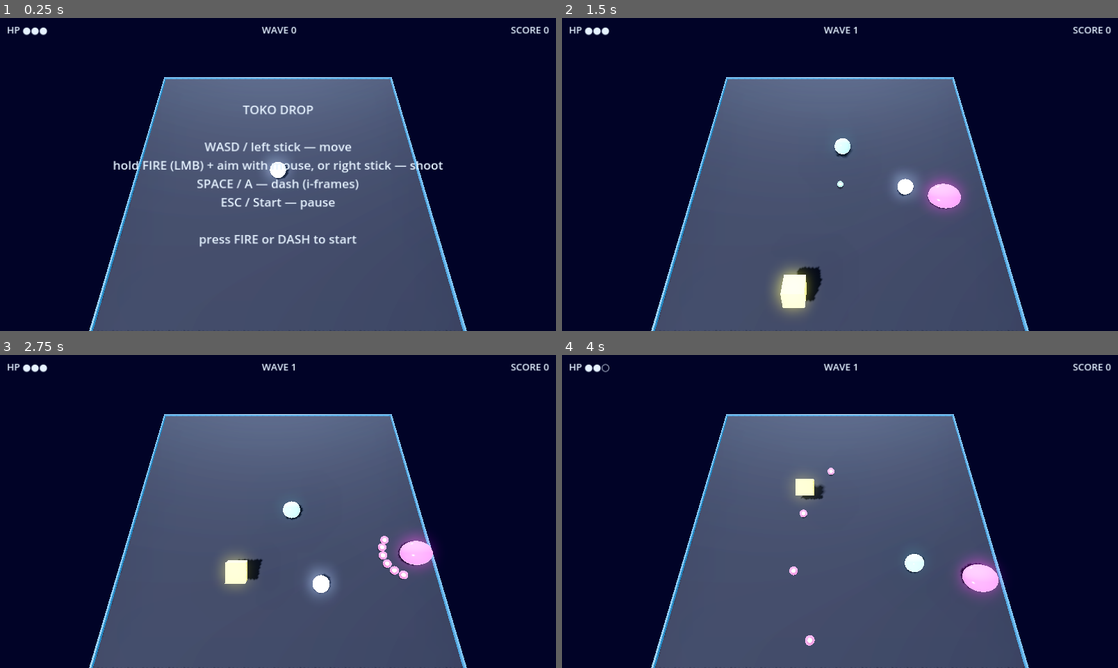
Above: before the commit, frames 1-4 (two rows, left to right).
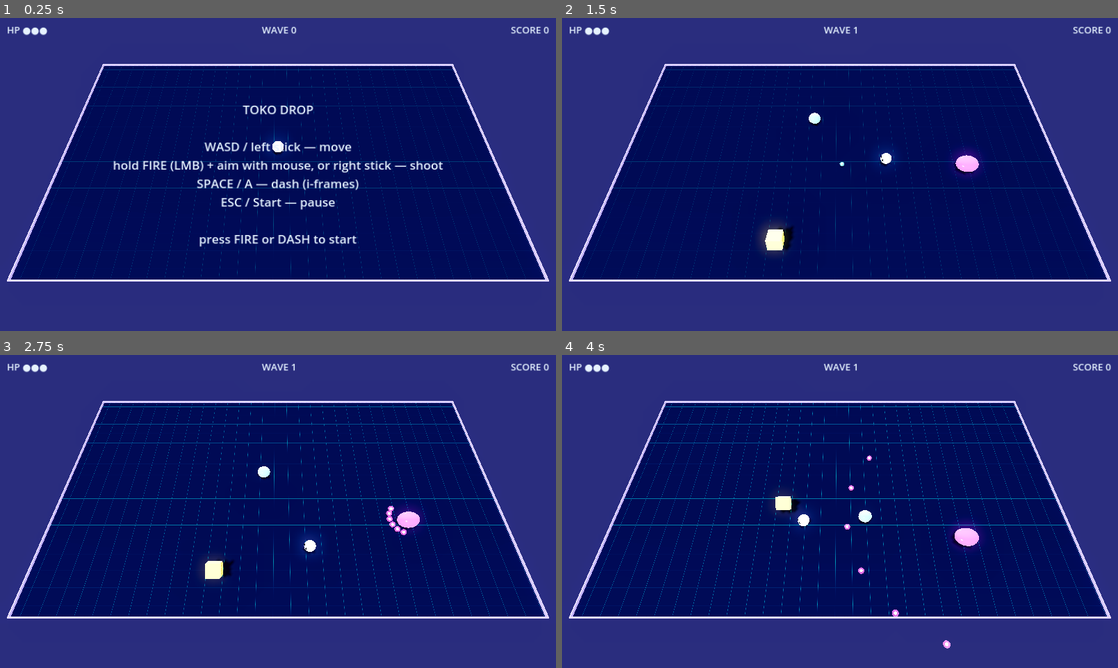
Above: after the commit, the same moments.

Repository: mbace1/toko-drop-godot
Game: Godot game, scene res://scenes/main.tscn
Two runs of this game, one before a commit and one after it. Both use one fixed random seed, a clock stepped at 60 frames per second and the inputs below.
Inputs (mouse positions are in pixels of both pictures, inside the frame that each line leads up to):
- Up to frame 1 (0.25 s): no input
- Up to frame 2 (1.5 s): tap Enter at 0.5 s; move the mouse to (962, 158) at 0.52 s; hold D (move_right) 0.53-1.28 s; tap Space (dash) at 0.6 s; move the mouse to (728, 190) at 1.27 s; hold S (move_down) from 1.28 s (still down); click (728, 190) at 1.35 s
- Up to frame 3 (2.75 s): move the mouse to (333, 442) at 2.02 s; release S (move_down) at 2.03 s; hold D (move_right) from 2.03 s (still down); tap Space (dash) at 2.1 s
- Up to frame 4 (4 s): move the mouse to (812, 574) at 2.77 s; release D (move_right) at 2.78 s; hold W (move_up) 2.78-3.53 s; click (812, 574) at 2.85 s; move the mouse to (1006, 558) at 3.52 s; hold A (move_left) from 3.53 s (still down); tap Space (dash) at 3.6 s

The runs differ from the first frame. In frame 1, 99% of the frame differs, in the area x 0-100%, y 0-100%; in frame 2, 100%; in frame 3, 100%; in frame 4, 100%.

Commit message:
Parity pass against the shipped browser build
Captured the real browser game running (Playwright over a local server on the
actual toko-drop/ tree) and compared it frame to frame with tools/capture.gd
output. Reading the source told me what the numbers were; looking at the two
side by side told me which differences actually mattered.

The arena was the big one. The browser build is a WIDE room you cross —
ARENA_PRESETS.landscape is 38 x 22 — and this port had a square 18 x 18. That
made every body look huge, left no room to run, and framed nothing like the
real game. Most other "feels off" symptoms were downstream: bullets looked
oversized because the arena was half the size it should be, and waves bunched
down the middle because they spawned on a circle of the smaller half-extent
(an ellipse now, one radius per axis).

Ported to match:
- arena 38 x 22, and the landscape camera verbatim ([0,20.5,13.5] ->
  [0,0,2.5], fov 60 — looking PAST centre is what gives the wide shallow read)
- the pulsing neon grid floor, same math and constants as FLOOR_FRAG
- border 0x5555cc, fog 0x0d0d1a 42->80
- squat grounded blob domes per TUNING.blob.shape, incl. SPITTOR's snout and
  FANNER's pancake (base_shape now composes with the spring squash, replacing
  a hack that stomped and re-applied the pancake every frame)
- the player's Kirby eyes, tracking aim

Two deliberate divergences, both documented in PORT_STATUS:
- the grid floor is emissive-on-lit rather than unlit, so it still receives
  cast shadows — a contact shadow is most of how you read where a body is
- the eyes sit ON the surface rather than embedded, because this port's gel is
  opaque (which is what buys it real SSS) and embedded eyes render as nothing

Smoke test 55, boots clean.

Co-Authored-By: Claude Sonnet 5 <noreply@anthropic.com>
Claude-Session: https://claude.ai/code/session_01YVYCthnnpMWQ6WawyhARue

Diff:
--- a/scripts/enemy.gd
+++ b/scripts/enemy.gd
@@ -46,6 +46,10 @@
 ## Set by subclasses in init(); the fallback is RING (TUNING.revenge.fallback).
 var revenge_dialect := Revenge.RING
 
+## Per-species silhouette scale (TUNING.blob.shape / .shapes), applied on top
+## of the spring squash every frame by _update_common().
+var base_shape := Vector3.ONE
+
 var _dying := false
 var _death_t := 0.0
 ## FULLY opaque at rest. Translucency is SSS's job now, not alpha's — and
@@ -87,6 +91,12 @@
 	mesh = MeshInstance3D.new()
 	mesh.mesh = m
 	mesh.position.y = radius
+	# TUNING.blob.shape — "squat grounded baseline" {x:1.05, y:0.82, z:1.05}.
+	# The browser's blobs are flattened domes sitting ON the floor, not balls
+	# resting on one point; a plain sphere reads as a marble.
+	if not is_cube:
+		base_shape = Vector3(1.05, 0.82, 1.05)
+		mesh.position.y = radius * base_shape.y
 
 	mat = ShaderMaterial.new()
 	mat.shader = GEL_SHADER
@@ -132,7 +142,7 @@
 		return true
 	_death_t -= delta
 	var t := 1.0 - maxf(_death_t, 0.0) / DEATH_TIME
-	mesh.scale = Vector3.ONE * (1.0 + t * DEATH_GROWTH)
+	mesh.scale = base_shape * (1.0 + t * DEATH_GROWTH)
 	mat.set_shader_parameter("alpha_amt", (1.0 - t) * (1.0 - t) * _base_alpha)
 	# The pre-death thrash: strongest at onset, fading as it bursts.
 	mat.set_shader_parameter("hit_wobble", maxf(0.0, _death_t / DEATH_TIME))
@@ -171,7 +181,7 @@
 	# it composes with breathe/squash instead of stomping them (enemy.js
 	# applies it inside the blob scale block for the same reason).
 	var infl := 1.0 + _inflate
-	mesh.scale = Vector3(sxz * infl, _sq * infl, sxz * infl)
+	mesh.scale = Vector3(sxz * infl, _sq * infl, sxz * infl) * base_shape
 
 	mat.set_shader_parameter("wobble_time", _t)
 	mat.set_shader_parameter("hit_wobble", _hit_wobble)
--- a/scripts/fanner.gd
+++ b/scripts/fanner.gd
@@ -38,8 +38,11 @@
 	revenge_dialect = Revenge.FAN     # TUNING.revenge.byType: FANNER -> FAN
 	_strafe_dir = 1.0 if randf() < 0.5 else -1.0
 	_strafe_timer = 2.5 + randf()
-	# Wide flat pancake — TUNING.blob.shapes.FANNER.
-	mesh.scale = Vector3(1.30, 0.66, 1.08)
+	# Wide flat pancake — TUNING.blob.shapes.FANNER {x:1.30, y:0.66, z:1.08}.
+	# base_shape composes with the spring squash in _update_common(), so it
+	# survives every frame instead of being stomped and re-applied.
+	base_shape = Vector3(1.30, 0.66, 1.08)
+	mesh.position.y = radius * base_shape.y
 
 func update(delta: float) -> void:
 	_update_common(delta)
@@ -53,11 +56,9 @@
 
 	_hold_at_range(delta, HOLD_RANGE, HOLD_BAND, _strafe_dir)
 
-	# Rocks as it circles. _update_common owns mesh.scale, so the rock goes on
-	# the rotation and the pancake proportions are re-applied on top of the
-	# spring squash rather than fighting it.
+	# Rocks as it circles (TOKO_DROP_PORT_BRIEF Part 2: "rocks rotation.z =
+	# sin(t*7)*0.10 while strafing"). Scale is base_shape's job now.
 	mesh.rotation.z = sin(_t * ROCK_HZ) * ROCK_AMP
-	mesh.scale *= Vector3(1.30, 0.66, 1.08)
 
 	if _tick_fire(delta, WINDUP):
 		_sqv -= 0.8                      # squash on fire
--- a/scripts/main.gd
+++ b/scripts/main.gd
@@ -8,8 +8,22 @@
 ## port grows.
 extends Node3D
 
-const HALF_X := 9.0
-const HALF_Z := 9.0
+## The arena is the source's LANDSCAPE preset, not a square
+## (main.js ARENA_PRESETS.landscape: halfX 19, halfZ 11). Getting this wrong
+## was the single biggest structural difference from the browser build: a
+## square 18x18 made every body look huge, left no room to run, and framed
+## nothing like the real game. 38 x 22 is a WIDE room you cross.
+const HALF_X := 19.0
+const HALF_Z := 11.0
+
+## main.js GRID_CELL — world units per floor-grid cell, chosen to keep the
+## cells square on a non-square arena.
+const GRID_CELL := 1.286
+
+## main.js: scene.background 0x0d0d1a, fog 0x0d0d1a from 42 to 80.
+const VOID_COLOR := Color(0.051, 0.051, 0.102)
+
+const FLOOR_SHADER := preload("res://shaders/floor_grid.gdshader")
 
 enum State { MENU, PLAYING, PAUSED, DEAD }
 
@@ -22,6 +36,7 @@
 var input_mgr: InputManager
 var camera: Camera3D
 
+var _floor_mat: ShaderMaterial
 var hud: CanvasLayer
 var _hp_label: Label
 var _wave_label: Label
@@ -82,7 +97,15 @@
 	env.sky = sky
 
 	env.background_mode = Environment.BG_COLOR
-	env.background_color = Color(0.02, 0.02, 0.05)
+	env.background_color = VOID_COLOR
+	# main.js: THREE.Fog(0x0d0d1a, 42, 80) — the far corners of a 38-unit-wide
+	# arena sit in it, which is what stops the floor reading as a flat cut-out.
+	env.fog_enabled = true
+	env.fog_mode = Environment.FOG_MODE_DEPTH
+	env.fog_light_color = VOID_COLOR
+	env.fog_depth_begin = 42.0
+	env.fog_depth_end = 80.0
+	env.fog_density = 1.0
 	env.ambient_light_source = Environment.AMBIENT_SOURCE_SKY
 	env.ambient_light_energy = 0.7
 	env.reflected_light_source = Environment.REFLECTION_SOURCE_SKY
@@ -123,10 +146,11 @@
 	var pm := PlaneMesh.new()
 	pm.size = Vector2(HALF_X * 2.0, HALF_Z * 2.0)
 	floor_inst.mesh = pm
-	var fmat := StandardMaterial3D.new()
-	fmat.albedo_color = Color(0.07, 0.07, 0.11)
-	fmat.roughness = 0.85
-	floor_inst.material_override = fmat
+	_floor_mat = ShaderMaterial.new()
+	_floor_mat.shader = FLOOR_SHADER
+	_floor_mat.set_shader_parameter("u_grid_x", (HALF_X * 2.0) / GRID_CELL)
+	_floor_mat.set_shader_parameter("u_grid_z", (HALF_Z * 2.0) / GRID_CELL)
+	floor_inst.material_override = _floor_mat
 	add_child(floor_inst)
 
 	_add_arena_edge()
@@ -140,10 +164,11 @@
 ## the bodies but bright enough to catch the glow pass.
 func _add_arena_edge() -> void:
 	var rail_mat := StandardMaterial3D.new()
-	rail_mat.albedo_color = Color(0.10, 0.13, 0.20)
+	# main.js `border` is LineSegments in 0x5555cc — a cool violet-blue.
+	rail_mat.albedo_color = Color(0.10, 0.11, 0.22)
 	rail_mat.emission_enabled = true
-	rail_mat.emission = Color(0.20, 0.45, 0.65)
-	rail_mat.emission_energy_multiplier = 0.9
+	rail_mat.emission = Color(0.333, 0.333, 0.80)
+	rail_mat.emission_energy_multiplier = 1.5
 	rail_mat.roughness = 0.4
 
 	var h := 0.16
@@ -166,22 +191,17 @@
 		add_child(mi)
 
 func _setup_camera() -> void:
-	# Framing is computed from the arena rather than hand-tuned, so changing
-	# HALF_X/HALF_Z cannot silently push the playfield off-screen again. The
-	# first render had the arena as a trapezoid clipped at the bottom with the
-	# void showing past its far edge.
-	#
-	# Godot's `fov` is VERTICAL (keep_aspect defaults to KEEP_HEIGHT), so the
-	# binding constraint on a wide screen is the arena's depth. Pull back far
-	# enough that the tilted 2*HALF_Z of floor plus a margin fits inside it.
+	# The source's landscape camera, verbatim (main.js ARENA_PRESETS.landscape):
+	# camRest [0, 20.5, 13.5], camLook [0, 0, 2.5], PerspectiveCamera fov 60.
+	# Looking slightly PAST the centre (+2.5 z) is what tips the far half of
+	# the arena up into the frame and gives the browser build its wide, shallow
+	# read. The earlier derived framing was a reasonable guess and looked
+	# nothing like the game.
 	camera = Camera3D.new()
-	camera.fov = 55.0
-	var want := maxf(HALF_X, HALF_Z) * 2.0 * 1.12          # arena + a little headroom
-	var dist := (want * 0.5) / tan(deg_to_rad(camera.fov * 0.5))
-	var pitch := deg_to_rad(58.0)                          # steep enough to read the floor
-	camera.position = Vector3(0.0, sin(pitch) * dist, cos(pitch) * dist)
+	camera.fov = 60.0
+	camera.position = Vector3(0.0, 20.5, 13.5)
 	add_child(camera)
-	camera.look_at(Vector3.ZERO, Vector3.UP)
+	camera.look_at(Vector3(0.0, 0.0, 2.5), Vector3.UP)
 	camera.current = true
 
 func _setup_hud() -> void:
@@ -242,6 +262,10 @@
 	return l
 
 func _process(delta: float) -> void:
+	# The floor pulses on its own clock even on the menu — a still first screen
+	# reads as a broken page.
+	_floor_mat.set_shader_parameter("u_time", Time.get_ticks_msec() / 1000.0)
+
 	if input_mgr.pause_pressed():
 		if state == State.PLAYING:
 			state = State.PAUSED
--- a/scripts/player.gd
+++ b/scripts/player.gd
@@ -30,6 +30,16 @@
 const MERCY_BLINK_HZ := 12.0
 const DASH_BLINK_HZ := 22.0
 
+# js/player.js sits the eyes at ed 0.4 forward / es 0.14 lateral / +0.16 up —
+# INSIDE a radius-0.5 body, which works there because the browser's player is a
+# transmissive gel you can see into. This port's gel is opaque (that is what
+# buys it real SSS — see gel.gdshader), so embedded eyes are simply invisible;
+# the first attempt rendered a blank white ball. They are placed ON the surface
+# here instead: an angle up from the aim vector, and an angle either side of it.
+const EYE_TILT := 0.42     # radians above the aim vector — into the camera
+const EYE_SPREAD := 0.34   # radians either side
+const EYE_SURFACE := 0.97  # fraction of RADIUS, so the eye breaks the surface
+
 var hp := MAX_HP
 var max_hp := MAX_HP
 var alive := false
@@ -46,6 +56,8 @@
 
 var mesh: MeshInstance3D
 var mat: ShaderMaterial
+var _eye_l: Node3D
+var _eye_r: Node3D
 var _built := false
 
 var invincible: bool:
@@ -81,7 +93,75 @@
 	mat.set_shader_parameter("backlight_amt", 0.28)
 	mesh.material_override = mat
 	add_child(mesh)
+	_build_eyes()
 	reset()
+
+## Kirby-style eyes, from js/player.js. They are the hero's whole identity —
+## without them the player is a pale sphere with the visual weight of its own
+## bullets, which is exactly how the first renders read. Numbers are the
+## source's: SphereGeometry(0.13) scaled (0.55, 1.15, 0.4) in near-black, each
+## carrying a small white reflection dot, sat EYE_FWD along the aim vector and
+## EYE_SEP either side of it.
+##
+## Children of the Player node rather than of `mesh`, so the spring squash
+## never stretches them.
+func _build_eyes() -> void:
+	_eye_l = _make_eye()
+	_eye_r = _make_eye()
+	add_child(_eye_l)
+	add_child(_eye_r)
+
+func _make_eye() -> Node3D:
+	var holder := Node3D.new()
+
+	var sm := SphereMesh.new()
+	sm.radius = 0.13
+	sm.height = 0.26
+	sm.radial_segments = 10
+	sm.rings = 6
+	var eye := MeshInstance3D.new()
+	eye.mesh = sm
+	eye.scale = Vector3(0.55, 1.15, 0.4)
+	var em := StandardMaterial3D.new()
+	em.shading_mode = BaseMaterial3D.SHADING_MODE_UNSHADED
+	em.albedo_color = Color(0.067, 0.067, 0.067)
+	eye.material_override = em
+	eye.cast_shadow = GeometryInstance3D.SHADOW_CASTING_SETTING_OFF
+	holder.add_child(eye)
+
+	var rm := SphereMesh.new()
+	rm.radius = 0.042
+	rm.height = 0.084
+	rm.radial_segments = 6
+	rm.rings = 4
+	var refl := MeshInstance3D.new()
+	refl.mesh = rm
+	refl.position = Vector3(0.04, 0.05, -0.025)
+	var rmat := StandardMaterial3D.new()
+	rmat.shading_mode = BaseMaterial3D.SHADING_MODE_UNSHADED
+	rmat.albedo_color = Color.WHITE
+	refl.material_override = rmat
+	refl.cast_shadow = GeometryInstance3D.SHADOW_CASTING_SETTING_OFF
+	holder.add_child(refl)
+
+	return holder
+
+## Sits the eyes on the front of the body along the current aim, so the hero
+## visibly LOOKS where it is shooting.
+func _place_eyes() -> void:
+	var fwd := Vector3(_last_aim.x, 0.0, _last_aim.y).normalized()
+	var perp := Vector3(-fwd.z, 0.0, fwd.x)
+	# Tilt the look direction up out of the floor plane so the eyes face the
+	# camera rather than the far wall, then swing one each way around it.
+	var look := (fwd * cos(EYE_TILT) + Vector3.UP * sin(EYE_TILT)).normalized()
+	var r := RADIUS * EYE_SURFACE
+	var ang := atan2(fwd.x, fwd.z)
+	for pair in [[_eye_l, 1.0], [_eye_r, -1.0]]:
+		var node: Node3D = pair[0]
+		var side: float = pair[1]
+		var dir := (look * cos(EYE_SPREAD) + perp * (side * sin(EYE_SPREAD))).normalized()
+		node.position = dir * r
+		node.rotation.y = ang
 
 func reset() -> void:
 	hp = MAX_HP
@@ -163,6 +243,7 @@
 	_sq = clampf(_sq + _sqv, 0.55, 1.55)
 	var sxz := 1.0 / sqrt(maxf(_sq, 0.1))
 	mesh.scale = Vector3(sxz, _sq, sxz)
+	_place_eyes()
 
 	var aim_valid: bool = aim["valid"]
 	if aim_valid and _fire_t <= 0.0:
@@ -177,13 +258,20 @@
 	mat.set_shader_parameter("wobble_time", Time.get_ticks_msec() / 1000.0)
 
 ## Square on/off blink driven off the remaining timer, so it always ends ON.
+## The eyes blink WITH the body — a pair of eyes hanging in the air over a
+## vanished hero looks like a bug, not like invulnerability.
 func _blink(t_left: float, hz: float) -> void:
-	mesh.visible = int(t_left * hz) % 2 == 0
+	var on := int(t_left * hz) % 2 == 0
+	mesh.visible = on
+	_eye_l.visible = on
+	_eye_r.visible = on
 
 func _show() -> void:
 	mesh.visible = true
+	_eye_l.visible = true
+	_eye_r.visible = true
 	mat.set_shader_parameter("alpha_amt", 1.0)
 
 func die() -> void:
 	alive = false
-	visible = false
+	visible = false   # the eyes are children, so they go with it
--- a/scripts/spittor.gd
+++ b/scripts/spittor.gd
@@ -30,6 +30,9 @@
 	bullet_color = Color(1.0, 0.467, 0.333)
 	fire_interval = 2.2
 	revenge_dialect = Revenge.AIMED   # TUNING.revenge.byType: SPITTOR -> AIMED
+	# Longer in Z — the snout (TUNING.blob.shapes.SPITTOR {x:1.02,y:0.78,z:1.26}).
+	base_shape = Vector3(1.02, 0.78, 1.26)
+	mesh.position.y = radius * base_shape.y
 
 func update(delta: float) -> void:
 	_update_common(delta)
--- a/scripts/wave_director.gd
+++ b/scripts/wave_director.gd
@@ -127,17 +127,20 @@
 			out.append(name)
 	return out
 
-## Places the wave on a ring at 0.6× the arena half-size, evenly spaced with a
-## little jitter, matching main.js's "spawns fresh enemies at 0.6 × HALF
-## radius" — far enough out that nothing materialises on top of the player.
+## Places the wave on an ELLIPSE at 0.6× the arena half-extents, evenly spaced
+## with a little jitter — main.js's "spawns fresh enemies at 0.6 × HALF radius",
+## per axis. The arena is 38 x 22, so a circle of the smaller half-extent would
+## bunch every wave into a narrow band down the middle and leave the wide ends
+## of the room empty.
 func _spawn(picks: Array[String]) -> void:
-	var r := 0.6 * minf(half_x, half_z)
+	var rx := 0.6 * half_x
+	var rz := 0.6 * half_z
 	var n := picks.size()
 	for i in n:
 		var a := (float(i) / float(maxi(n, 1))) * TAU + randf() * 0.4 - 0.2
 		var e := _make(picks[i])
 		enemies_root.add_child(e)
-		e.position = Vector3(cos(a) * r, 0.0, sin(a) * r)
+		e.position = Vector3(cos(a) * rx, 0.0, sin(a) * rz)
 		e.half_x = half_x
 		e.half_z = half_z
 		e.target = target
--- /dev/null
+++ b/shaders/floor_grid.gdshader
@@ -0,0 +1,47 @@
+// floor_grid.gdshader — the arena floor.
+//
+// Direct port of the browser build's FLOOR_FRAG / makeFloorMat()
+// (toko-drop/js/main.js line ~412). Same math, same constants:
+//
+//   gx    = abs(fract(uv.x * uGridX) - 0.5)
+//   gz    = abs(fract(uv.y * uGridZ) - 0.5)
+//   grid  = max(0, 1 - min(gx, gz) * 50)
+//   pulse = sin(uTime * 1.2) * 0.3 + 0.7
+//   col   = mix(#141428, mix(#221260 -> #008c80, grid), grid * pulse * 0.7)
+//
+// The source's own note on why this exists at all: a plain dark floor "made
+// distances hard to judge", and the grid "gives the floor a sense of scale
+// without becoming scenery".
+//
+// ONE DELIBERATE IMPROVEMENT over the source, which uses MeshBasicMaterial
+// (unlit): here the grid is EMISSION over a dark ALBEDO on a lit material, so
+// the lines still glow and bloom exactly as before, but the floor also keeps
+// receiving the cast shadows the Godot port has. A body's contact shadow is
+// most of how you read where it actually is on the plane, and an unlit floor
+// throws that away.
+
+shader_type spatial;
+render_mode diffuse_burley, specular_disabled;
+
+uniform float u_time = 0.0;
+uniform float u_grid_x = 29.55;   // (HALF_X * 2) / GRID_CELL
+uniform float u_grid_z = 17.11;   // (HALF_Z * 2) / GRID_CELL
+
+uniform vec3 base_color : source_color = vec3(0.079, 0.079, 0.169);
+uniform vec3 grid_lo : source_color = vec3(0.13, 0.07, 0.38);
+uniform vec3 grid_hi : source_color = vec3(0.00, 0.55, 0.50);
+
+void fragment() {
+	float gx = abs(fract(UV.x * u_grid_x) - 0.5);
+	float gz = abs(fract(UV.y * u_grid_z) - 0.5);
+	float grid = max(0.0, 1.0 - min(gx, gz) * 50.0);
+	float pulse = sin(u_time * 1.2) * 0.3 + 0.7;
+
+	vec3 grid_color = mix(grid_lo, grid_hi, grid);
+	float k = grid * pulse * 0.7;
+
+	ALBEDO = base_color;
+	ROUGHNESS = 0.95;
+	// The lines carry themselves; the plane stays dark so shadows still read.
+	EMISSION = grid_color * k;
+}
--- a/tests/smoke.gd
+++ b/tests/smoke.gd
@@ -279,8 +279,8 @@
 
 	var wd := WaveDirector.new()
 	root.add_child(wd)
-	wd.half_x = 9.0
-	wd.half_z = 9.0
+	wd.half_x = 19.0   # the real landscape arena, so the ellipse is exercised
+	wd.half_z = 11.0
 	wd.target = target
 	wd.bullets = bullets
 	wd.enemies_root = enemies_root
@@ -301,12 +301,15 @@
 			shooters += 1
 	_check(shooters <= wd.shooter_cap_for(1), "wave 1 respects the shooter cap (%d)" % shooters)
 
-	var spawn_r := 0.6 * 9.0
+	# Spawns sit on an ELLIPSE at 0.6x each half-extent, so on the real 38x22
+	# arena a wave uses the whole room instead of a narrow central band.
 	var all_on_ring := true
 	for e in wd.enemies:
-		if absf(Vector2(e.position.x, e.position.z).length() - spawn_r) > 0.01:
+		var nx := e.position.x / (0.6 * wd.half_x)
+		var nz := e.position.z / (0.6 * wd.half_z)
+		if absf(sqrt(nx * nx + nz * nz) - 1.0) > 0.01:
 			all_on_ring = false
-	_check(all_on_ring, "every body spawns on the 0.6x half-arena ring, never on the player")
+	_check(all_on_ring, "every body spawns on the 0.6x half-arena ellipse, never on the player")
 
 	for en in wd.enemies.duplicate():
 		while en.alive:
Not shown, changed: PORT_STATUS.md
